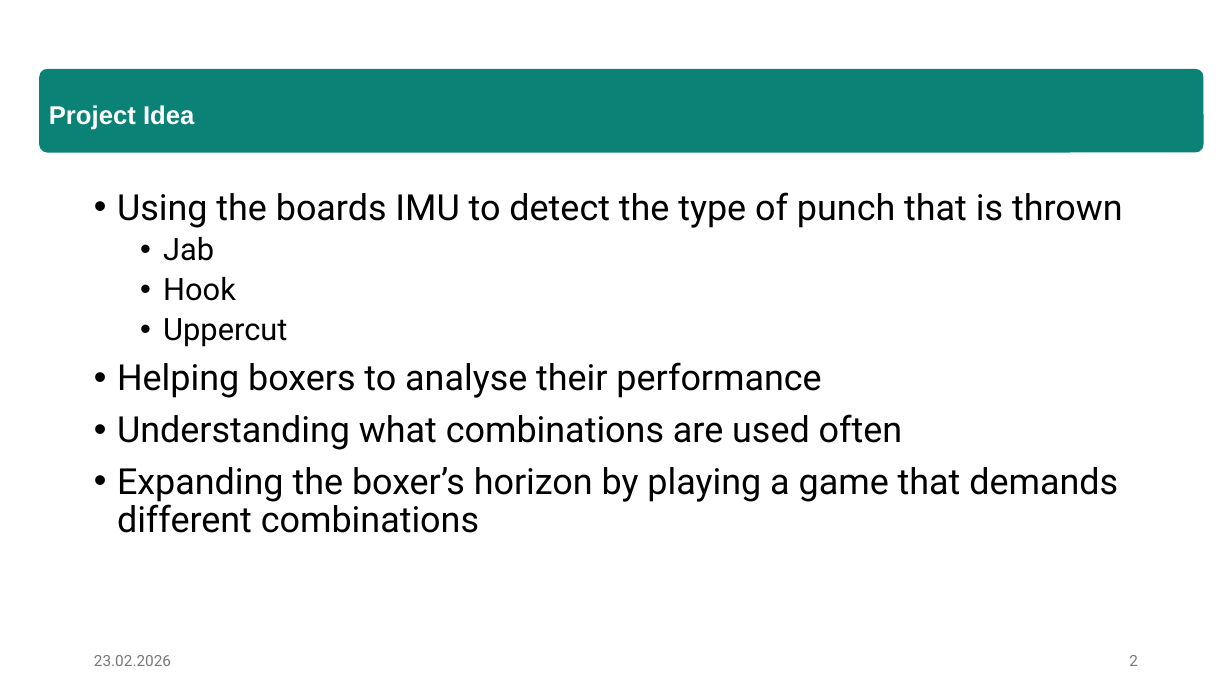
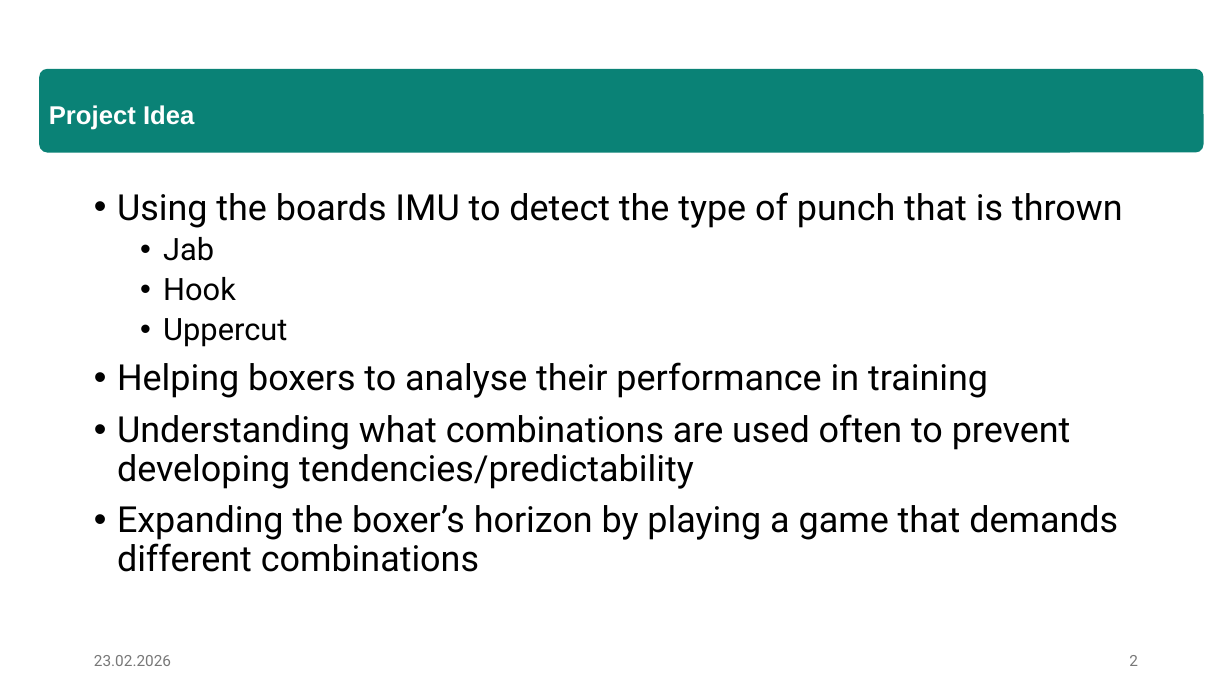
Before and after one commit to e12413440/micropython-hands-on-course, a slide deck: slide 2 of report/Präsentation.pptx. Drawn at 1232x693 pixels with LibreOffice and Linux fonts; fonts in the diff are those of the drawing. Boxes give left, top, right and bottom in pixels: in the first picture for what was removed or moved away, otherwise in the second. Text is boxed around its words. In the diff, an @@ line names an element or a change of style, - is before the commit and + after.

```diff
--- a/report/Präsentation.pptx
+++ b/report/Präsentation.pptx
@@ text at (117,362,1071,489): text changed @@
-• Helping boxers to analyse their performance
-• Understanding what combinations are used often
+• Helping boxers to analyse their performance in training
+• Understanding what combinations are used often to prevent developing tendencies/predictability
```
Also in this commit, not shown: 7 other slides changed, 4 slides added.
